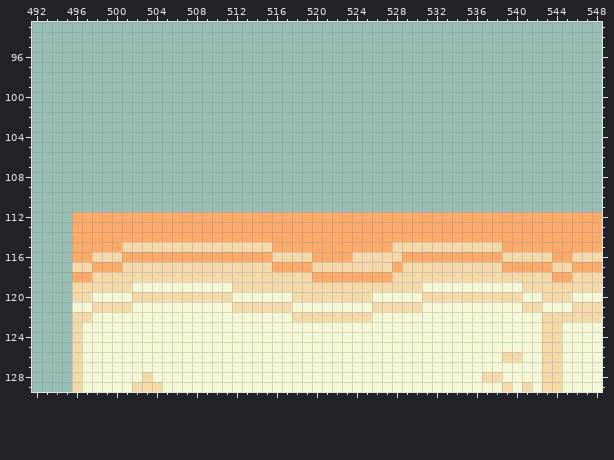
Pixel-art file: assets/Sprites/Gameplay/Tilesets/World2/tiles_blue.ase. This is how it looked before the edit.
672x384 pixels, 1 frame. Colours within 5 levels of each other are drawn and written as one. Shown: x 492..548, y 93..129.
After the commit:
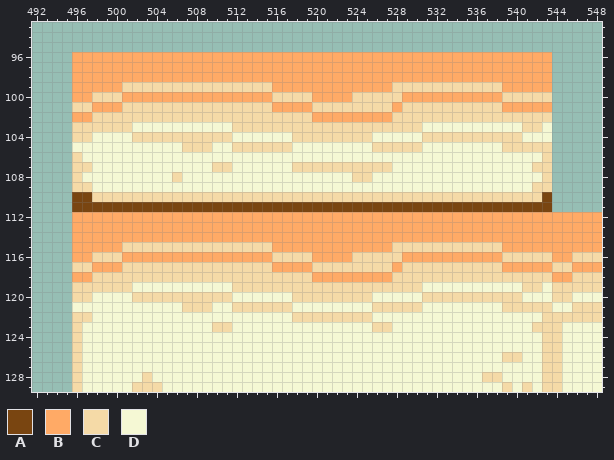
Palette (. is transparent): A #794511  B #ffaa66  C #f5daa7  D #f5f8d4
The edit:
Layers "Layer 1", "Layer":
y 96..98: x 496..543 ................................................ -> BBBBBBBBBBBBBBBBBBBBBBBBBBBBBBBBBBBBBBBBBBBBBBBB
y 99: x 496..543 ................................................ -> BBBBBCCCCCCCCCCCCCCCBBBBBBBBBBBBCCCCCCCCCCCBBBBB
y 100: x 496..543 ................................................ -> BBCCCBBBBBBBBBBBBBBBCCCCBBBBCCCCCBBBBBBBBBBCCCCC
y 101: x 496..543 ................................................ -> CCBBBCCCCCCCCCCCCCCCBBBBCCCCCCCCBCCCCCCCCCCBBBBB
y 102: x 496..543 ................................................ -> BBCCCCCCCCCCCCCCCCCCCCCCBBBBBBBBCCCCCCCCCCCCCCCC
y 103: x 496..543 ................................................ -> CCCCCCDDDDDDDDDDCCCCCCCCCCCCCCCCCCCDDDDDDDDDDCCD
y 104: x 496..543 ................................................ -> CCDDDDCCCCCCCCCCDDDDDDCCCCCCCCDDDDDCCCCCCCCCCDDD
y 105: x 496..543 ................................................ -> DDDDDDDDDDDCCCDDCCCCCCDDDDDDDDCCCCCDDDDDDDDCCCCC
y 106: x 496..543 ................................................ -> CDDDDDDDDDDDDDDDDDDDDDDDDDDDDDDDDDDDDDDDDDDDDDDC
y 107: x 496..543 ................................................ -> CCDDDDDDDDDDDDCCDDDDDDCCCCCCCCCCDDDDDDDDDDDDDDCC
y 108: x 496..543 ................................................ -> CDDDDDDDDDCDDDDDDDDDDDDDDDDDCCDDDDDDDDDDDDDDDDDC
y 109: x 496..543 ................................................ -> CCDDDDDDDDDDDDDDDDDDDDDDDDDDDDDDDDDDDDDDDDDDDDCC
y 110: x 496..543 ................................................ -> AACCCCCCCCCCCCCCCCCCCCCCCCCCCCCCCCCCCCCCCCCCCCCA
y 111: x 496..543 ................................................ -> AAAAAAAAAAAAAAAAAAAAAAAAAAAAAAAAAAAAAAAAAAAAAAAA
y 119..120: x 543 C -> D
y 121: x 498..501 CCCC -> DDDD; x 507..509 DDD -> CCC; x 539..540 DD -> CC; x 543 D -> C
y 123: x 510..511 DD -> CC; x 526..527 DD -> CC; x 542 D -> C
